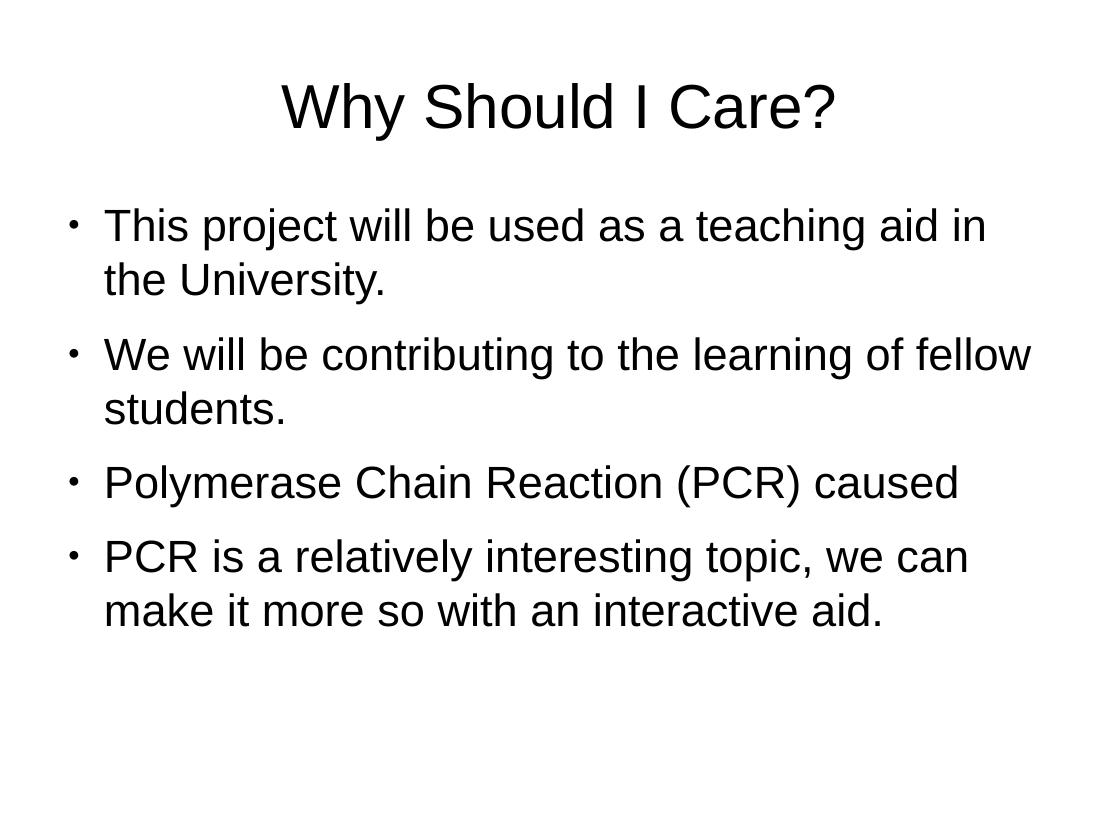
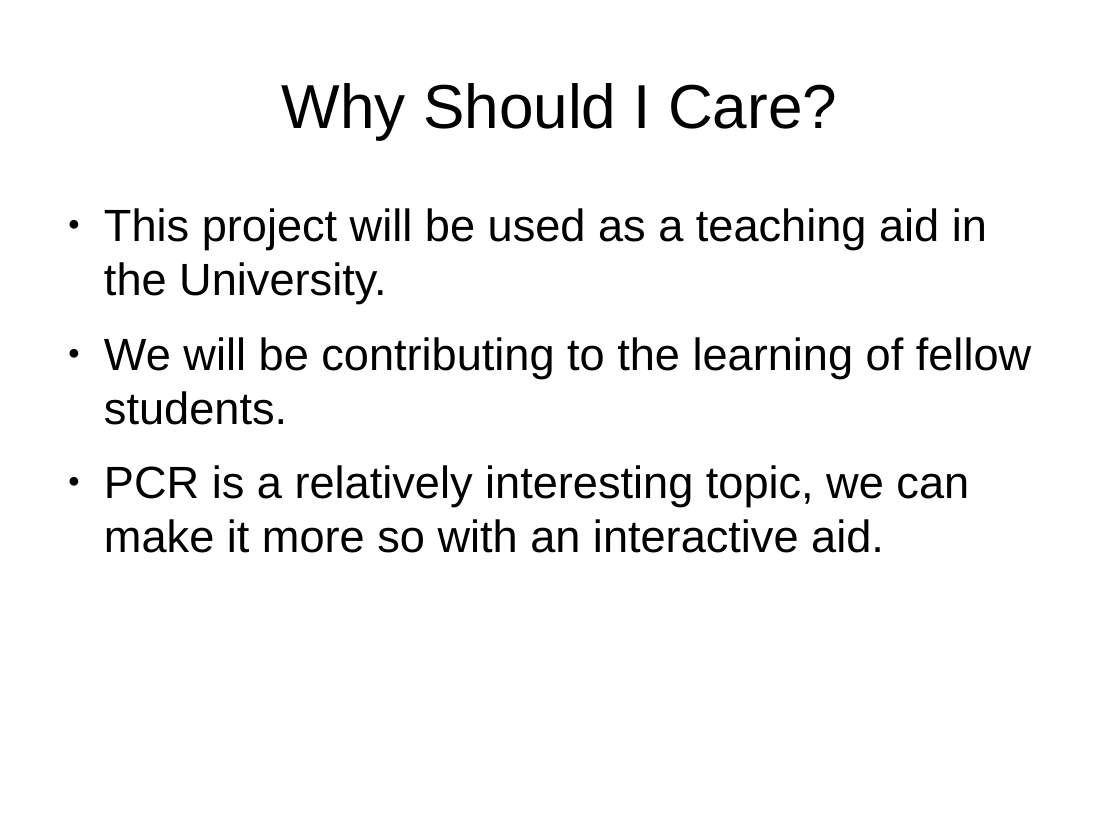
Before and after one commit to Dan-McElroy/Team-Project--Q, a slide deck: slide 4 of docs/progressPresentation/draft.odp. Drawn at 1120x840 pixels with LibreOffice and Linux fonts; fonts in the diff are those of the drawing. Boxes give left, top, right and bottom in pixels: in the first picture for what was removed or moved away, otherwise in the second. Text is boxed around its words. In the diff, an @@ line names an element or a change of style, - is before the commit and + after.

Commit message:
final draft

```diff
--- a/docs/progressPresentation/draft.odp
+++ b/docs/progressPresentation/draft.odp
@@ text at [104,465,960,507]: paragraph removed @@
-● Polymerase Chain Reaction (PCR) caused
```
